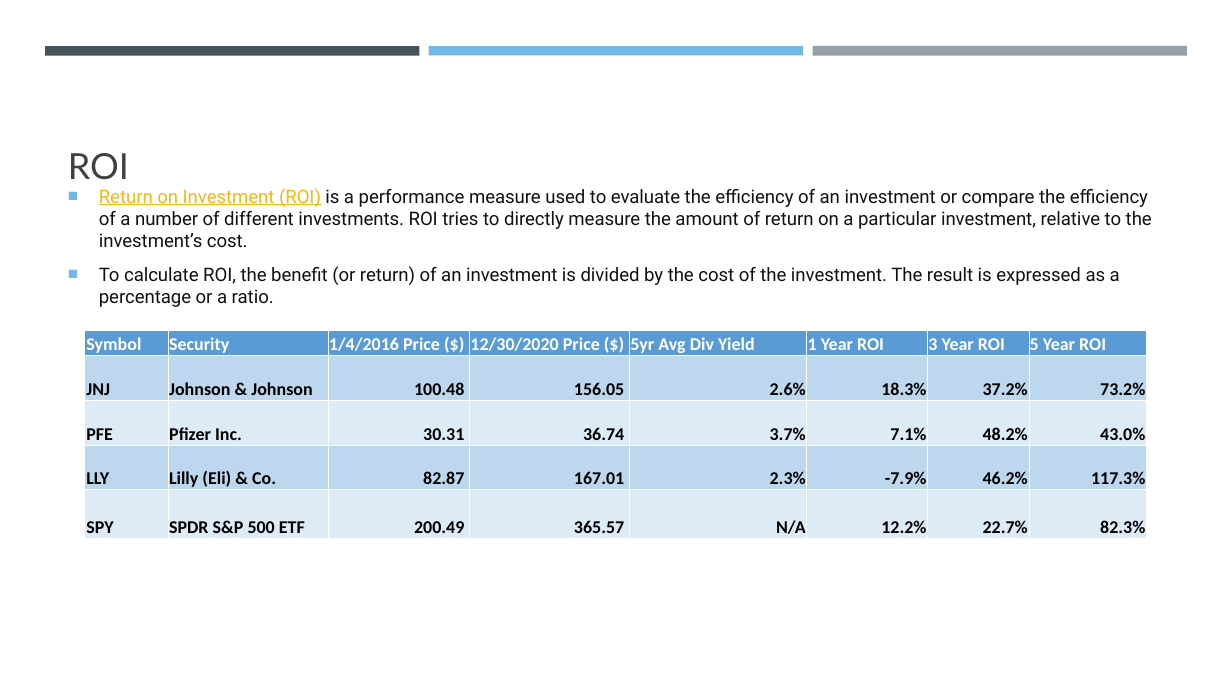
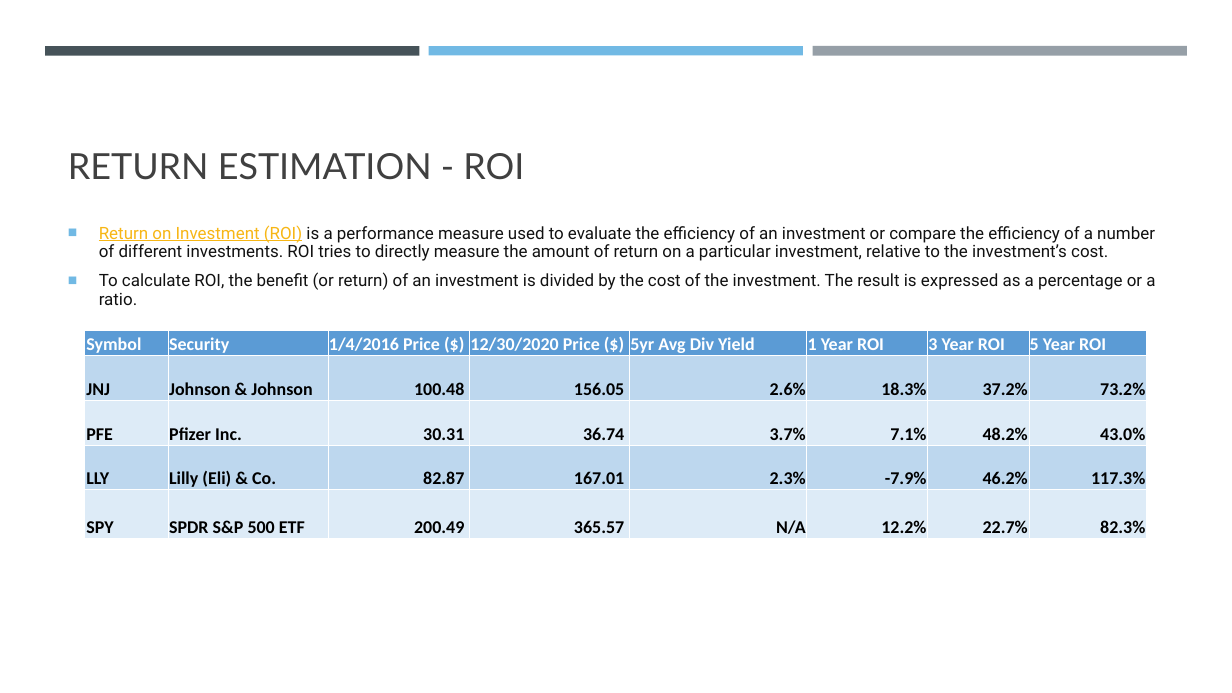
Before and after one commit to gabeo13/Pharma-Stock-Analysis, a slide deck: slide 11 of Stock Market Analysis.pptx. Drawn at 1232x693 pixels with LibreOffice and Linux fonts; fonts in the diff are those of the drawing. Boxes give left, top, right and bottom in pixels: in the first picture for what was removed or moved away, otherwise in the second. Text is boxed around its words. In the diff, an @@ line names an element or a change of style, - is before the commit and + after.

```diff
--- a/Stock Market Analysis.pptx
+++ b/Stock Market Analysis.pptx
@@ title at [68,153,524,180]: text changed @@
-ROI
+RETURN ESTIMATION - ROI
@@ text "Return on Investment (ROI) is ...": place and size @@
-text "Return on Investment (ROI) is ..." at [99,188,1152,307]
+text "Return on Investment (ROI) is ..." at [99,225,1155,305]
@@ text "Return on Investment (ROI) is ..." at [99,225,1155,305]: size 14.4 to 13.2 pt; line spacing 1 to 0.9 @@
```
Also in this commit, not shown: 2 other slides changed, 1 slide added, 3 other files.
